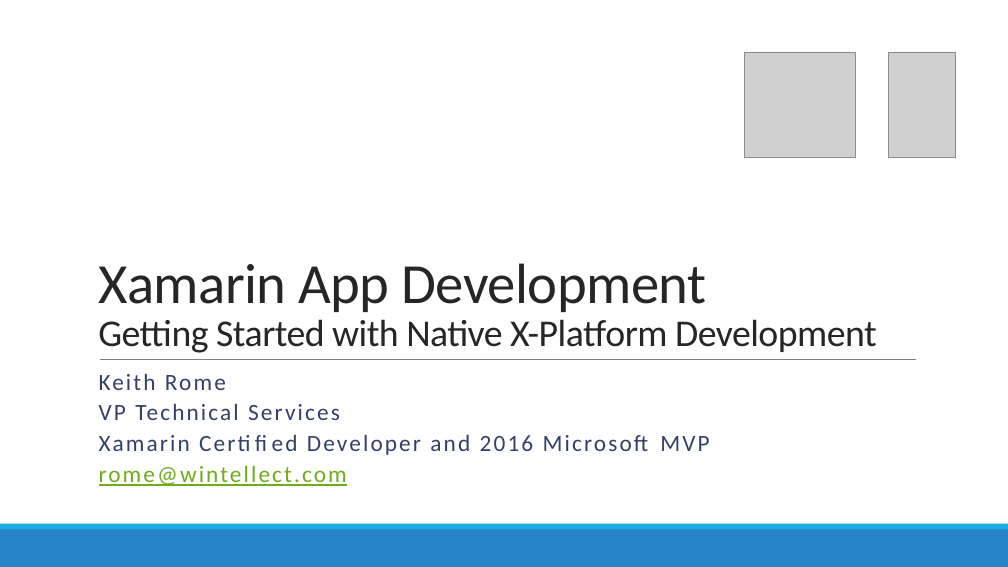
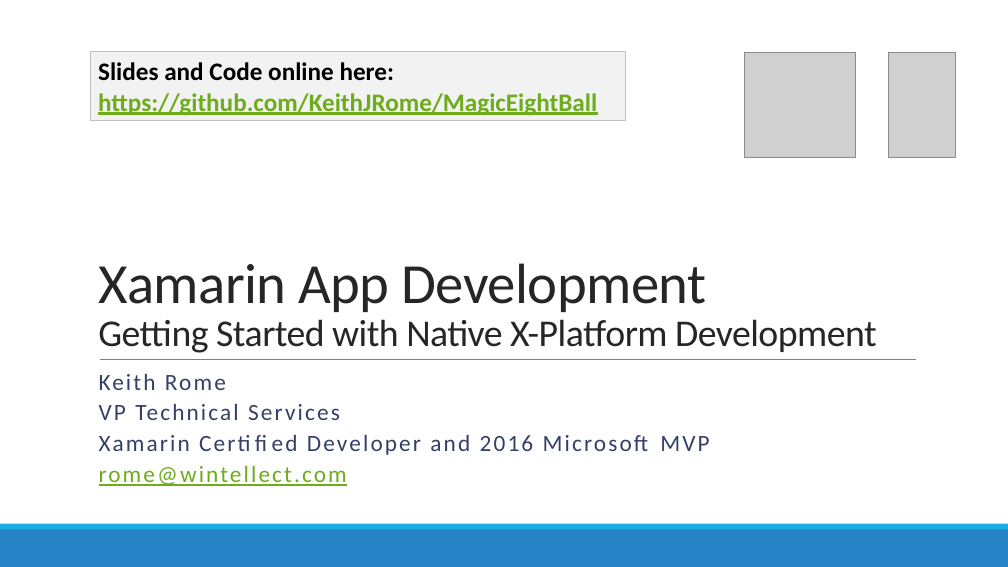
Before and after one commit to KeithJRome/MagicEightBall, a slide deck: slide 1 of ppt/ACC2016 Xamarin pt1.pptx. Drawn at 1008x567 pixels with LibreOffice and Linux fonts; fonts in the diff are those of the drawing; grey boxes stand for pictures. Boxes give left, top, right and bottom in pixels: in the first picture for what was removed or moved away, otherwise in the second. Text is boxed around its words. In the diff, an @@ line names an element or a change of style, - is before the commit and + after.

```diff
--- a/ppt/ACC2016 Xamarin pt1.pptx
+++ b/ppt/ACC2016 Xamarin pt1.pptx
@@ rectangle added at bbox=[91, 52, 626, 121], fill #F2F2F2, outline #BFBFBF 0.75 pt, 24 pt, text #6EAC1C, bold, underline @@
+Slides and Code online here:
+https://github.com/KeithJRome/MagicEightBall
```
Also in this commit, not shown: 1 other file.
